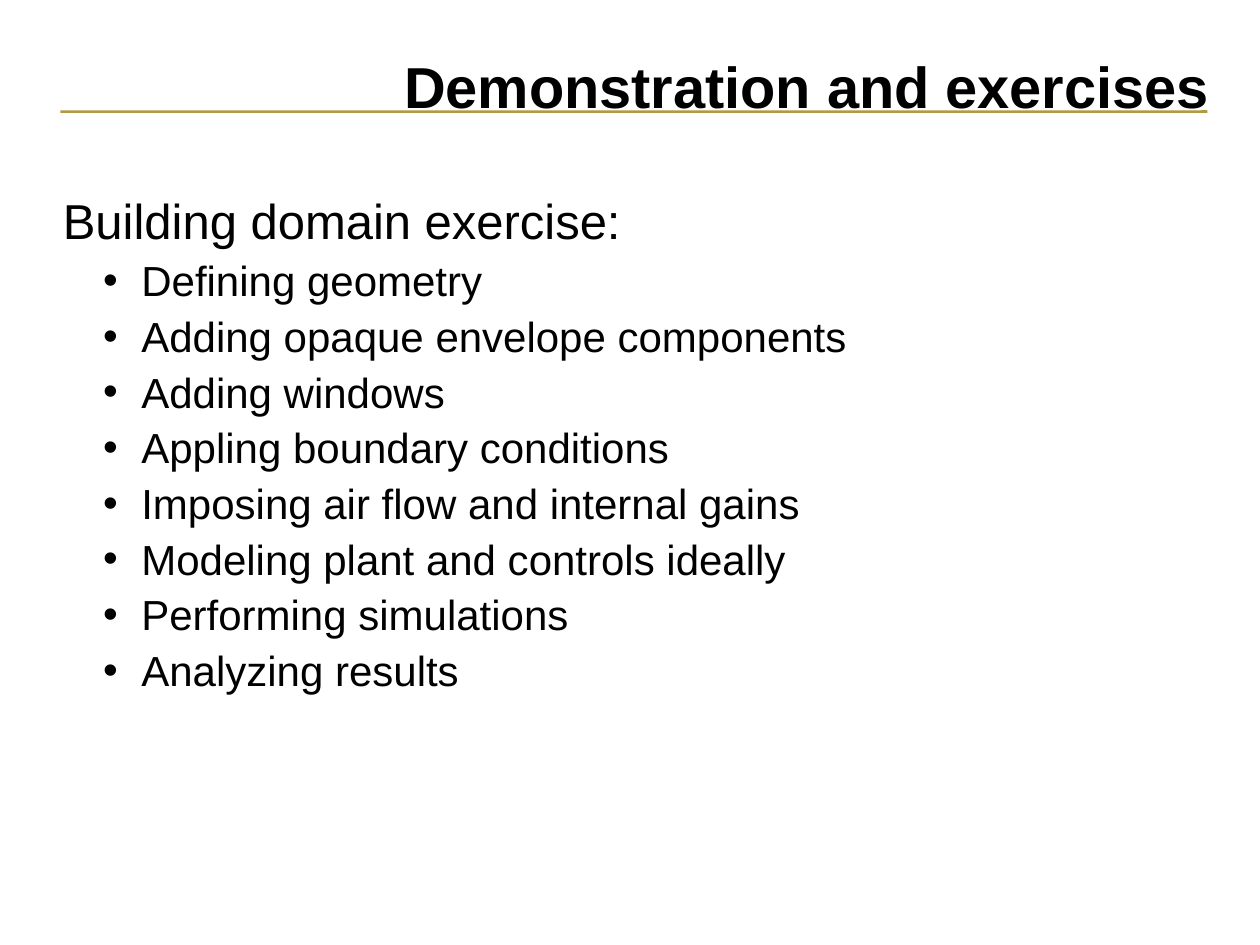
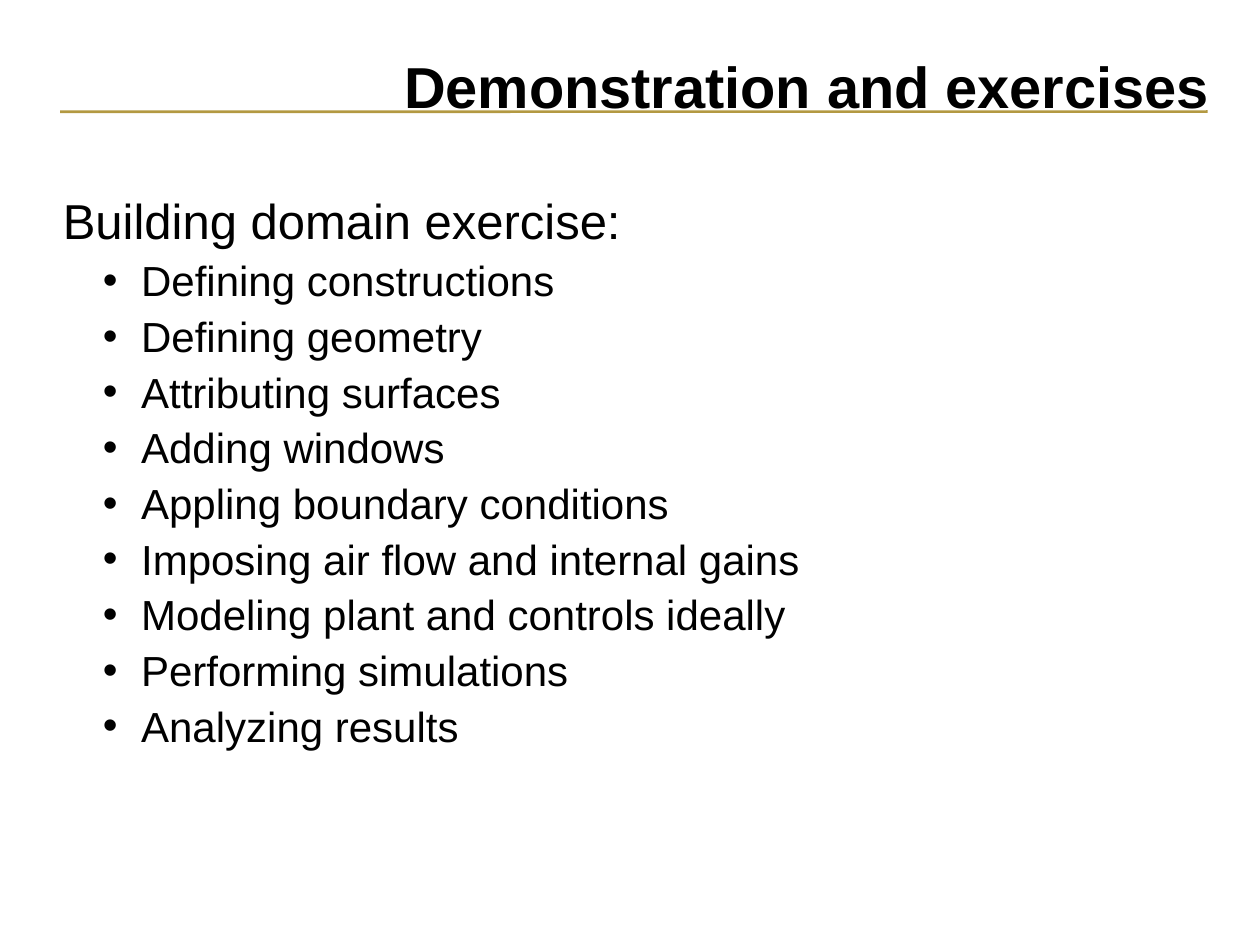
Before and after one commit to ESP-rCommunity/ESPrExtras, a slide deck: slide 23 of training/NRCan_course_materials/intro/introduction.ppt (slide 22 before the commit). Drawn at 1260x945 pixels with LibreOffice and Linux fonts; fonts in the diff are those of the drawing. Boxes give left, top, right and bottom in pixels: in the first picture for what was removed or moved away, otherwise in the second. Text is boxed around its words. In the diff, an @@ line names an element or a change of style, - is before the commit and + after.

```diff
--- a/training/NRCan_course_materials/intro/introduction.ppt
+++ b/training/NRCan_course_materials/intro/introduction.ppt
@@ text at (141, 265, 554, 305): paragraph added @@
+  • Defining constructions
@@ text at (141, 377, 501, 416): text changed @@
-  • Adding opaque envelope components
+  • Attributing surfaces
```
Also in this commit, not shown: 19 other slides changed, 1 slide added.
